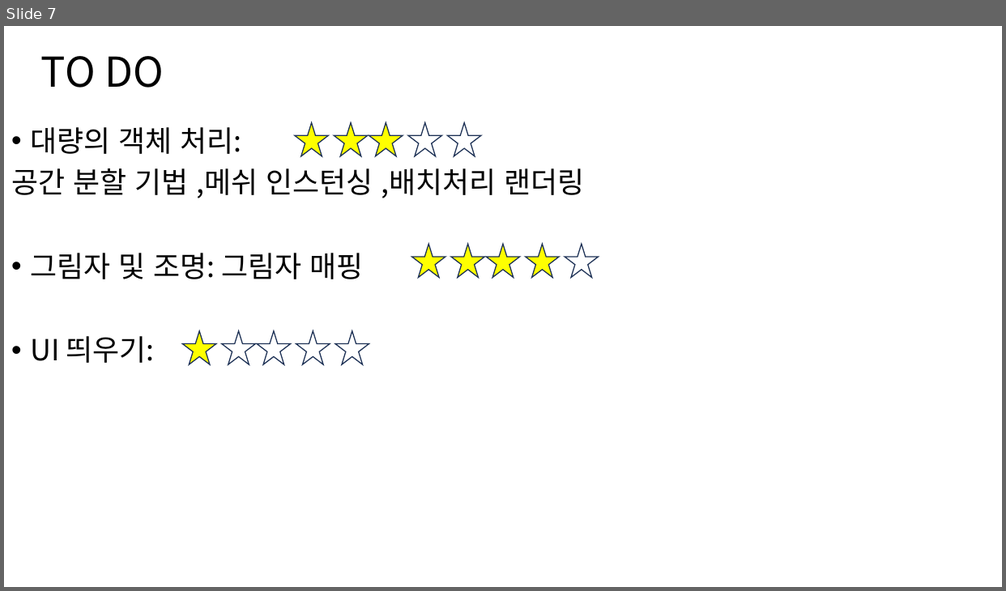
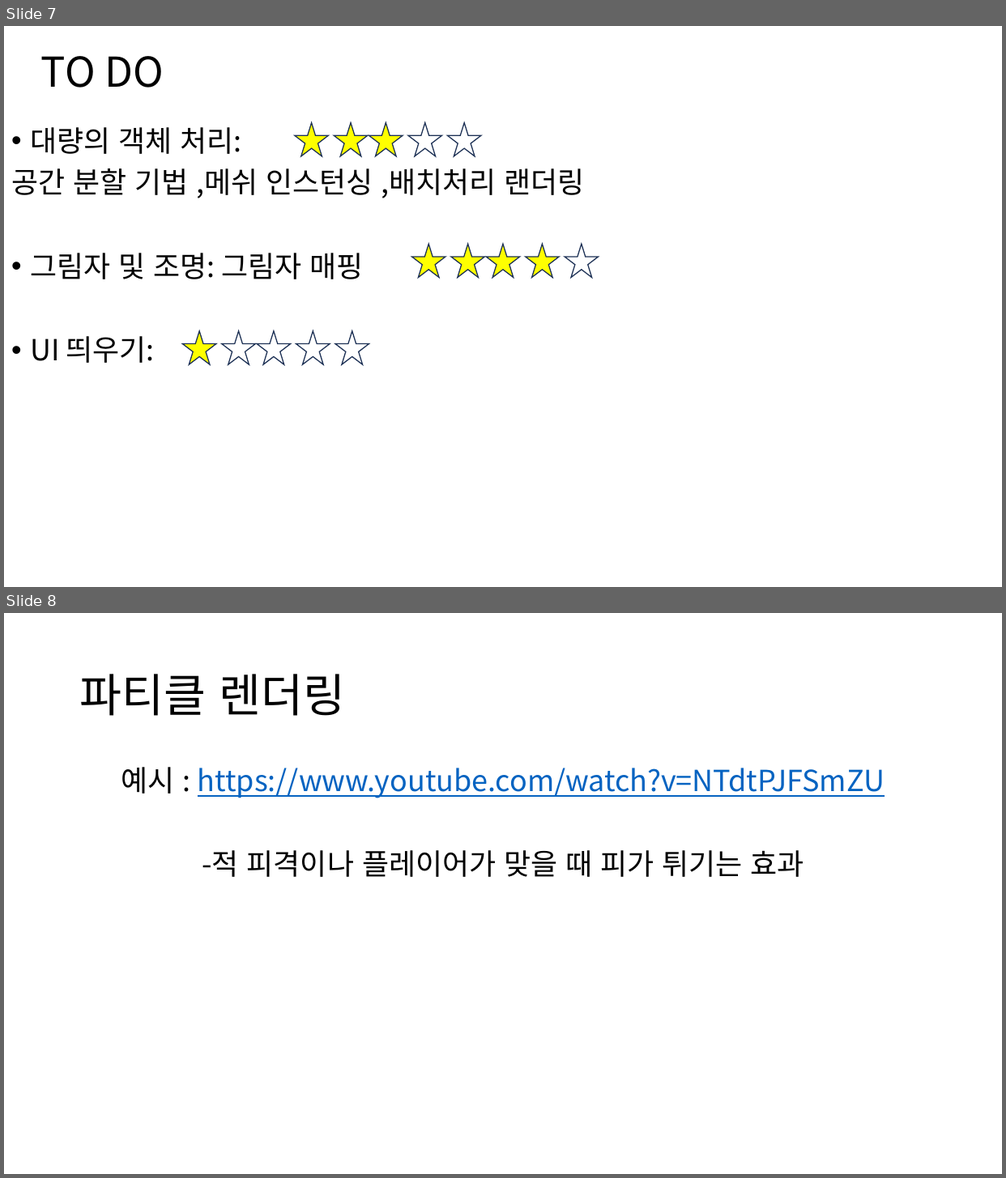
Before and after one commit to DoHanK/COLONY, a slide deck: 기획서/연구분야에 관한 ppt(도한).pptx. Shown one above the other, each under a label of ours: slide 7 before the commit, slides 7 and 8 after it. The pictures are 1006x591 and 1006x1178 pixels, drawn with LibreOffice and Linux fonts; fonts in the diff are those of the drawing. Boxes give left, top, right and bottom in pixels: in the first picture for what was removed or moved away, otherwise in the second. Text is boxed around its words. In the diff, an @@ line names an element or a change of style, - is before the commit and + after.

Commit message:
연구분야 ppt 추가
파티클렌더링

```diff
--- a/기획서/연구분야에 관한 ppt(도한).pptx
+++ b/기획서/연구분야에 관한 ppt(도한).pptx
@@ slide 8 added at box(4, 613, 1002, 1174), background #FFFFFF @@
@@ title added at box(80, 674, 346, 716), 44 pt, text #000000 @@
+파티클 렌더링
@@ text added at box(121, 767, 884, 877), 28 pt, text #0563C1, underline @@
+예시 : https://www.youtube.com/watch?v=NTdtPJFSmZU
+-적 피격이나 플레이어가 맞을 때 피가 튀기는 효과
```
Also in this commit, not shown: 1 other file.
